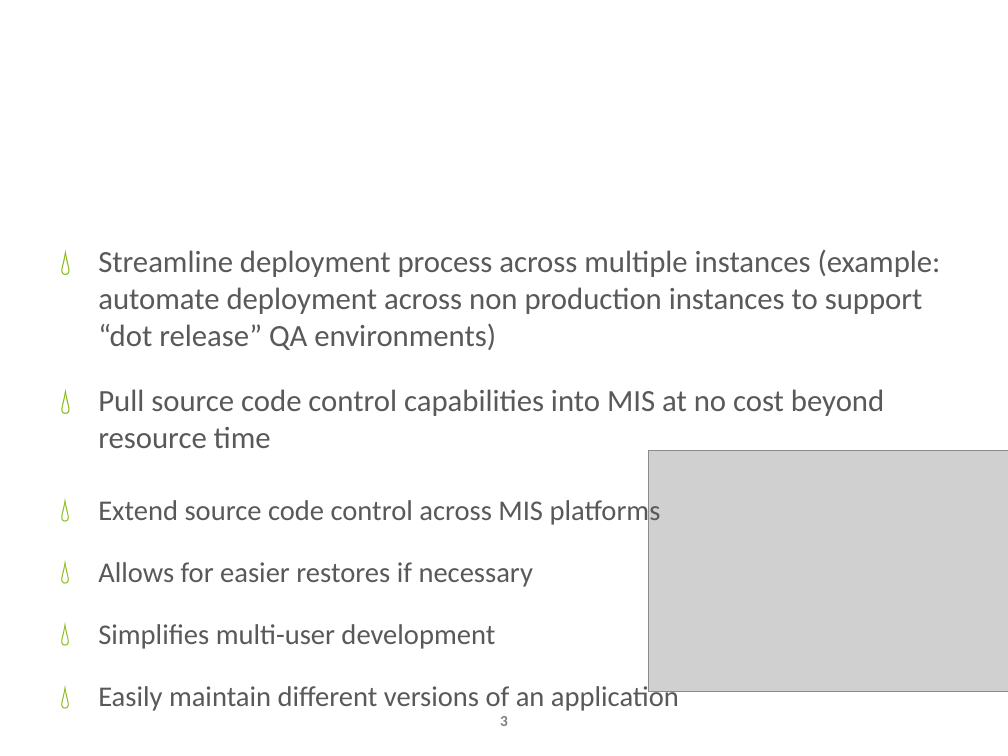
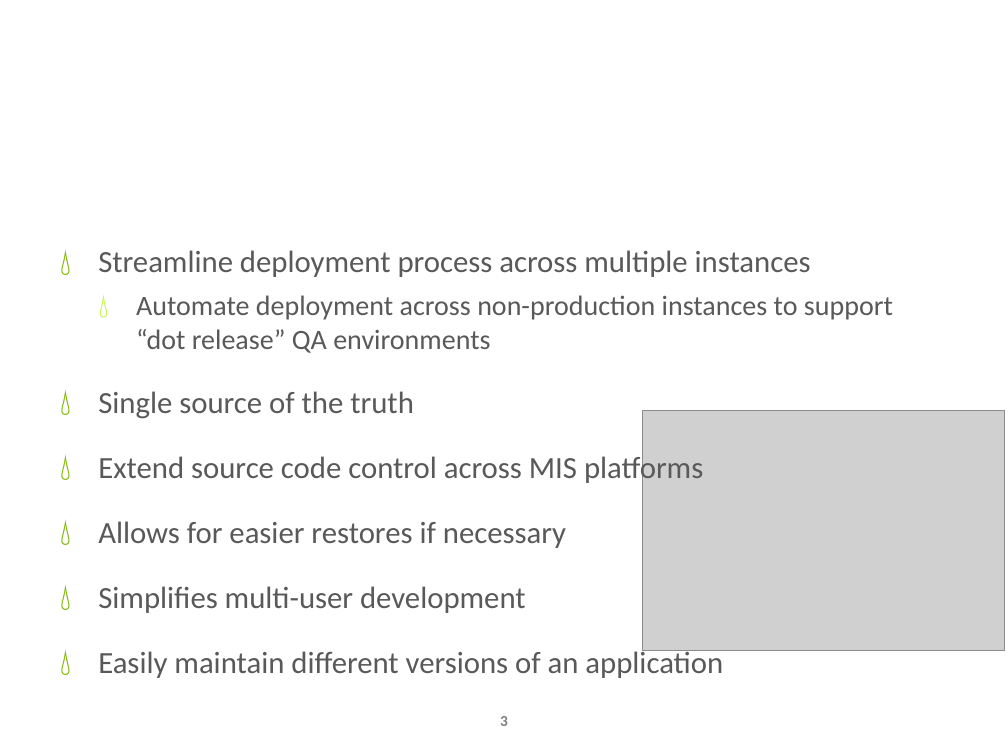
Before and after one commit to kevin-j-m/fedex-day, a slide deck: slide 3 of Fed Ex Days - Source Code Control presentation.pptx. Drawn at 1008x756 pixels with LibreOffice and Linux fonts; fonts in the diff are those of the drawing; grey boxes stand for pictures; background and template pictures are left out. Boxes give left, top, right and bottom in pixels: in the first picture for what was removed or moved away, otherwise in the second. Text is boxed around its words. In the diff, an @@ line names an element or a change of style, - is before the commit and + after.

Commit message:
Expanded git benefits, broke down segments into detail

```diff
--- a/Fed Ex Days - Source Code Control presentation.pptx
+++ b/Fed Ex Days - Source Code Control presentation.pptx
@@ text at bbox=[98, 250, 893, 678]: text changed @@
-💧 Streamline deployment process across multiple instances (example: automate deployment across non production instances to support “dot release” QA environments)
-💧 Pull source code control capabilities into MIS at no cost beyond resource time
+💧 Streamline deployment process across multiple instances
+  💧 Automate deployment across non-production instances to support “dot release” QA environments
+💧 Single source of the truth
+💧 Extend source code control across MIS platforms
+💧 Allows for easier restores if necessary
+💧 Simplifies multi-user development
+💧 Easily maintain different versions of an application
@@ picture: place and size @@
-picture at bbox=[648, 451, 1008, 690]
+picture at bbox=[642, 410, 1005, 650]
@@ text removed at bbox=[98, 496, 679, 711] @@
-💧 Extend source code control across MIS platforms
-💧 Allows for easier restores if necessary
-💧 Simplifies multi-user development
-💧 Easily maintain different versions of an application
```
Also in this commit, not shown: 5 other slides changed, 16 slides added, 1 slide removed.
